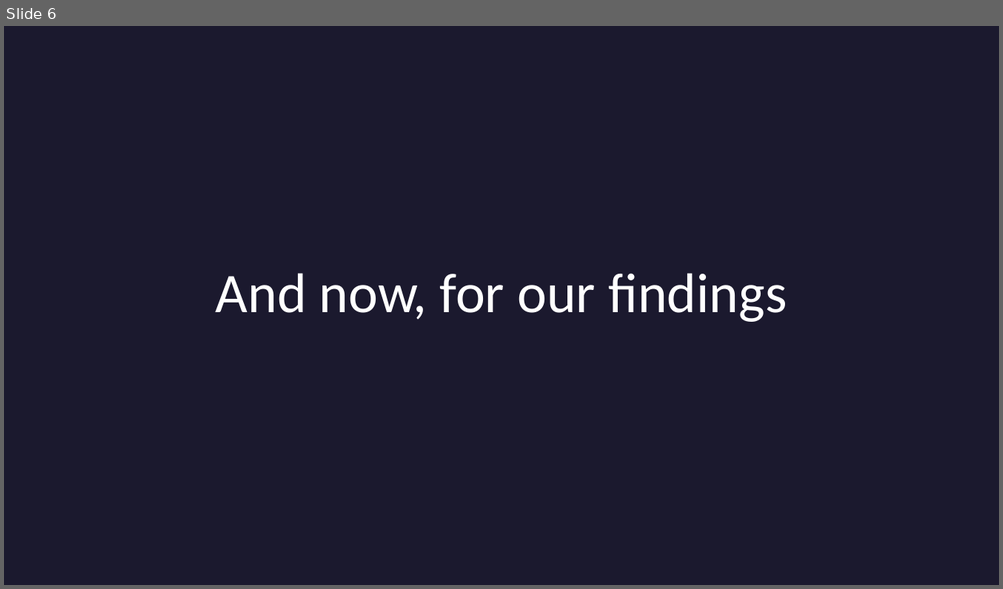
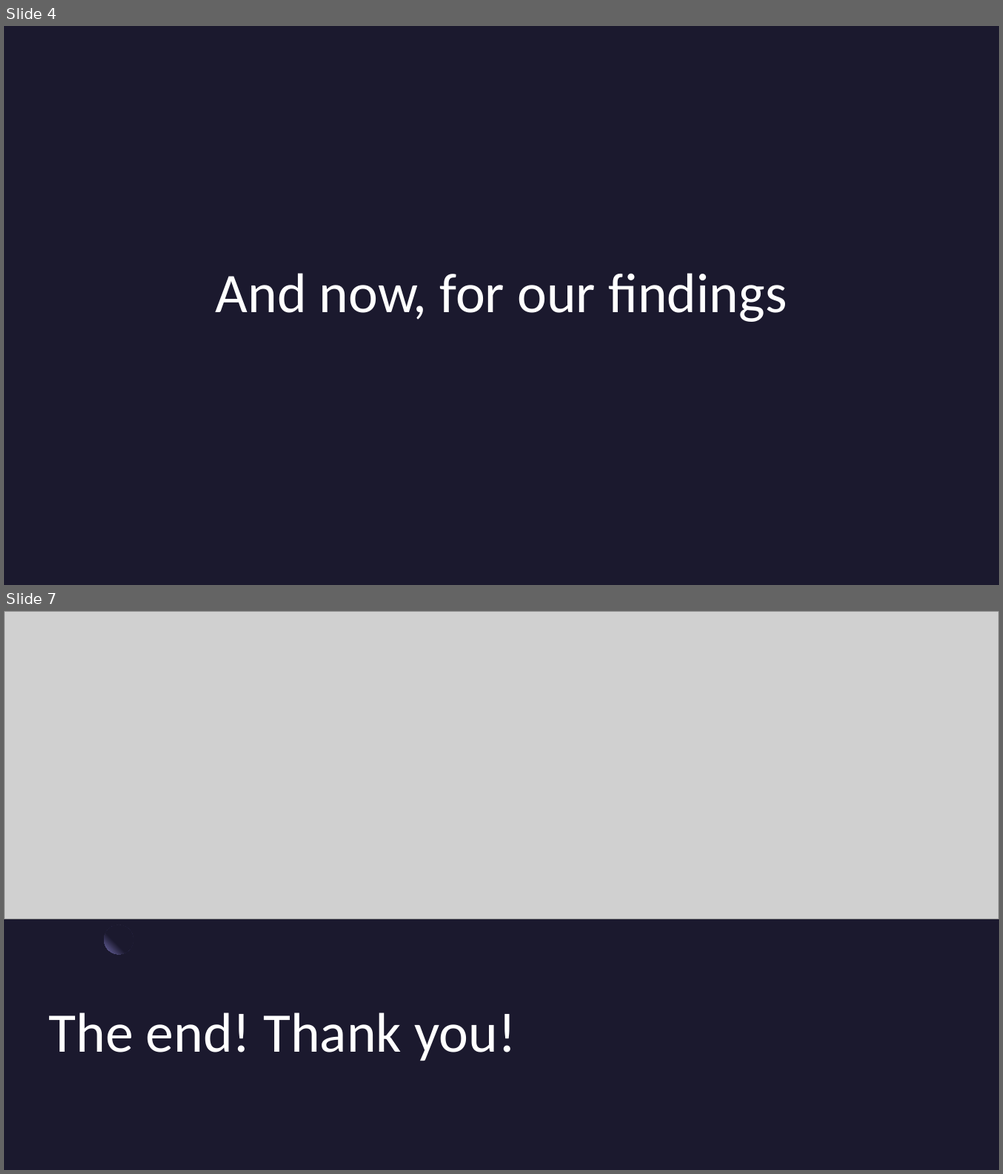
Before and after one commit to phoenixclaw03/STT_303_Final_Project, a slide deck: R Coding presentation.pptx. Shown one above the other, each under a label of ours: slide 6 before the commit, slides 4 and 7 after it; the slides between them are not shown. The pictures are 1003x589 and 1003x1174 pixels, drawn with LibreOffice and Linux fonts; fonts in the diff are those of the drawing; grey boxes stand for pictures; background and template pictures are left out. Boxes give left, top, right and bottom in pixels: in the first picture for what was removed or moved away, otherwise in the second. Text is boxed around its words. In the diff, an @@ line names an element or a change of style, - is before the commit and + after.

```diff
--- a/R Coding presentation.pptx
+++ b/R Coding presentation.pptx
@@ slide 7 added at <box>4,611,999,1170</box>, background #1B192E @@
@@ picture added at <box>4,612,999,919</box> @@
@@ ellipse added at <box>104,925,133,954</box>, fill gradient #1B192E to #7771B2 @@
@@ title added at <box>49,1013,515,1062</box>, 54 pt, text #FFFFFF @@
+The end! Thank you!
@@ what was slide 6 is now slide 4 @@
```
Also in this commit, not shown: 2 slides changed, 2 other slides added, 5 slides removed.
